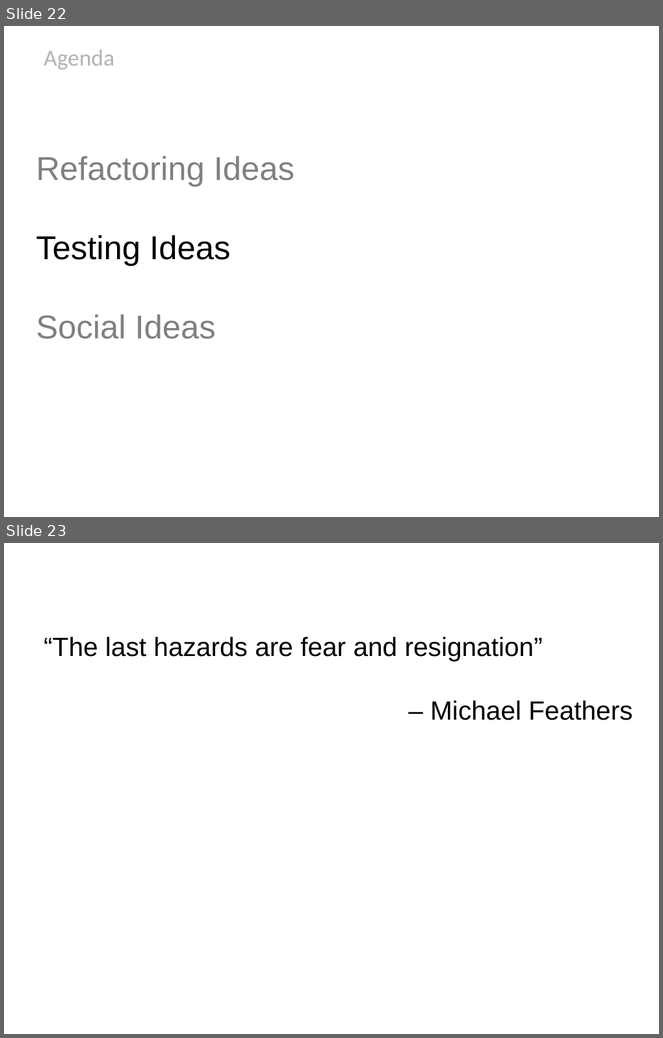
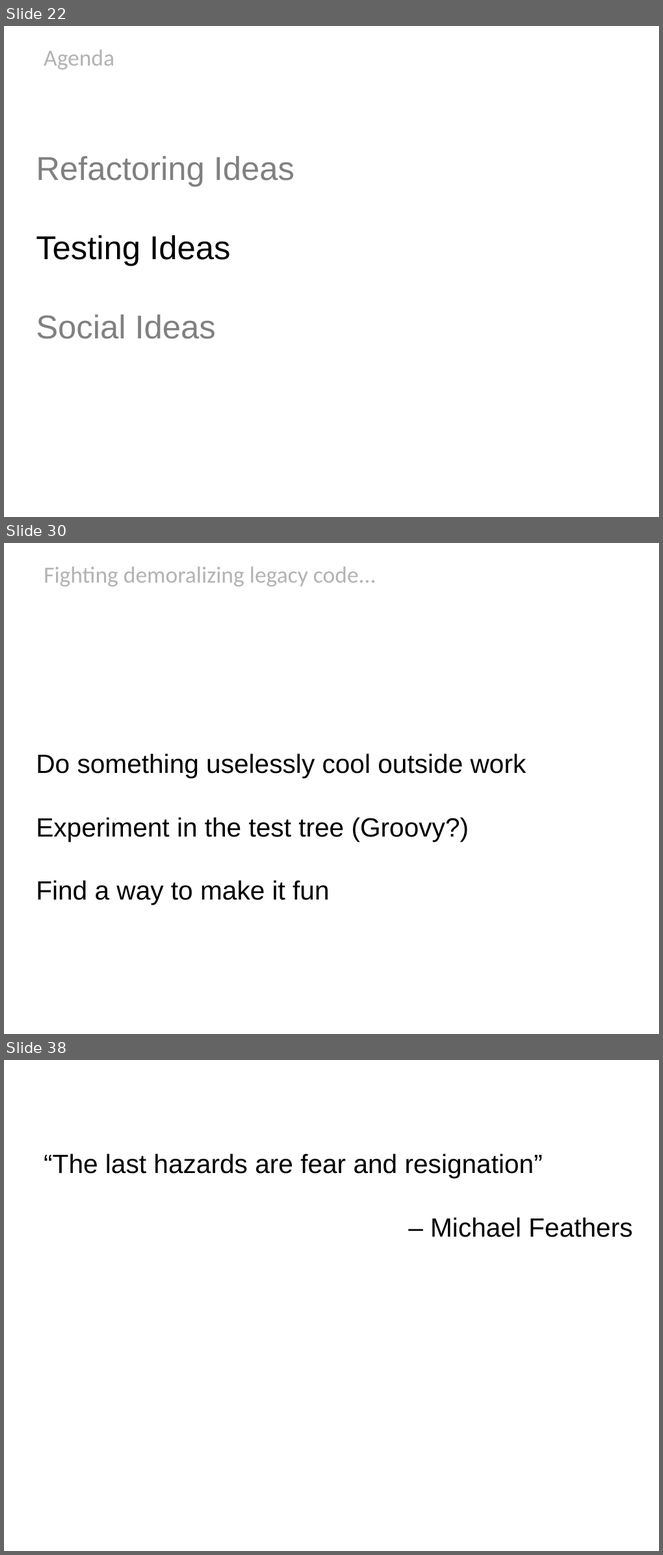
Before and after one commit to HamletDRC/presentations, a slide deck: newideasforoldcode/NewIdeasForOldCode_Confess2011.odp. Shown one above the other, each under a label of ours: slides 22 and 23 before the commit, slides 22, 30 and 38 after it; the slides between them are not shown. The pictures are 663x1038 and 663x1555 pixels, drawn with LibreOffice and Linux fonts; fonts in the diff are those of the drawing; background and template pictures are left out. Boxes give left, top, right and bottom in pixels: in the first picture for what was removed or moved away, otherwise in the second. Text is boxed around its words. In the diff, an @@ line names an element or a change of style, - is before the commit and + after.

```diff
--- a/newideasforoldcode/NewIdeasForOldCode_Confess2011.odp
+++ b/newideasforoldcode/NewIdeasForOldCode_Confess2011.odp
@@ slide 30 added at (4,543,659,1034), background picture (left out) @@
@@ title added at (44,566,376,587), 28 pt, text #B3B3B3 @@
+Fighting demoralizing legacy code...
@@ subtitle added at (36,754,527,905), 32 pt, text #000000 @@
+Do something uselessly cool outside work
+Experiment in the test tree (Groovy?)
+Find a way to make it fun
@@ what was slide 23 is now slide 38 @@
```
Also in this commit, not shown: 14 other slides added, 1 other file.
